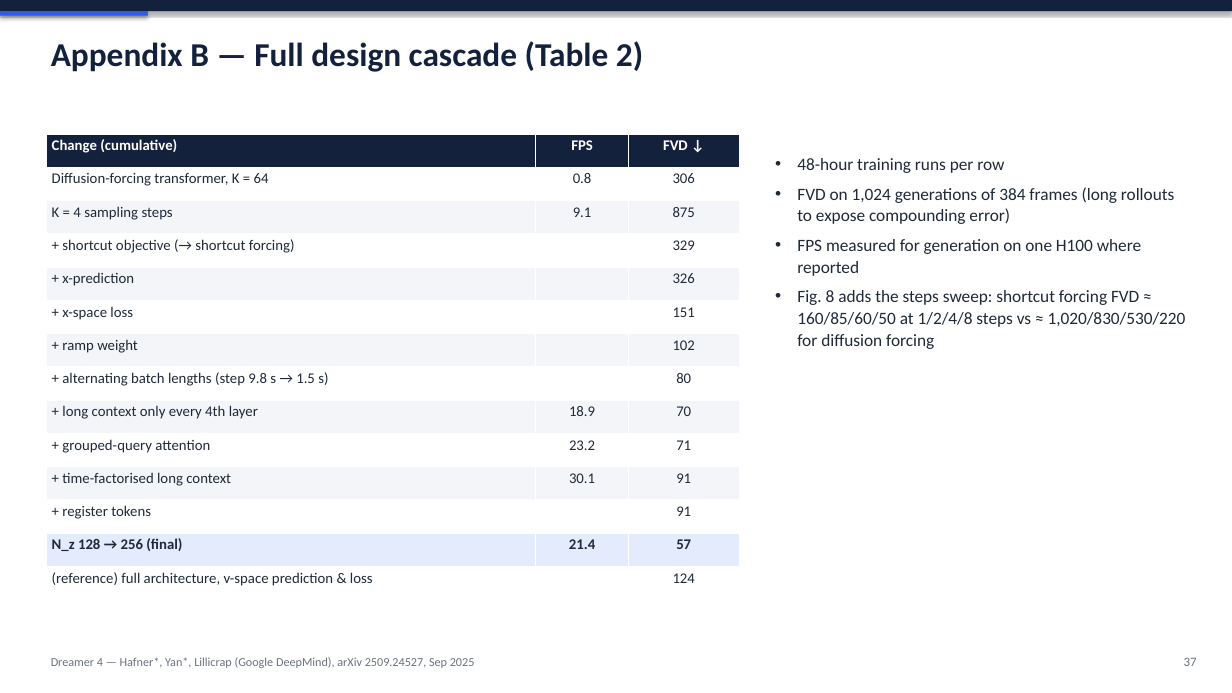
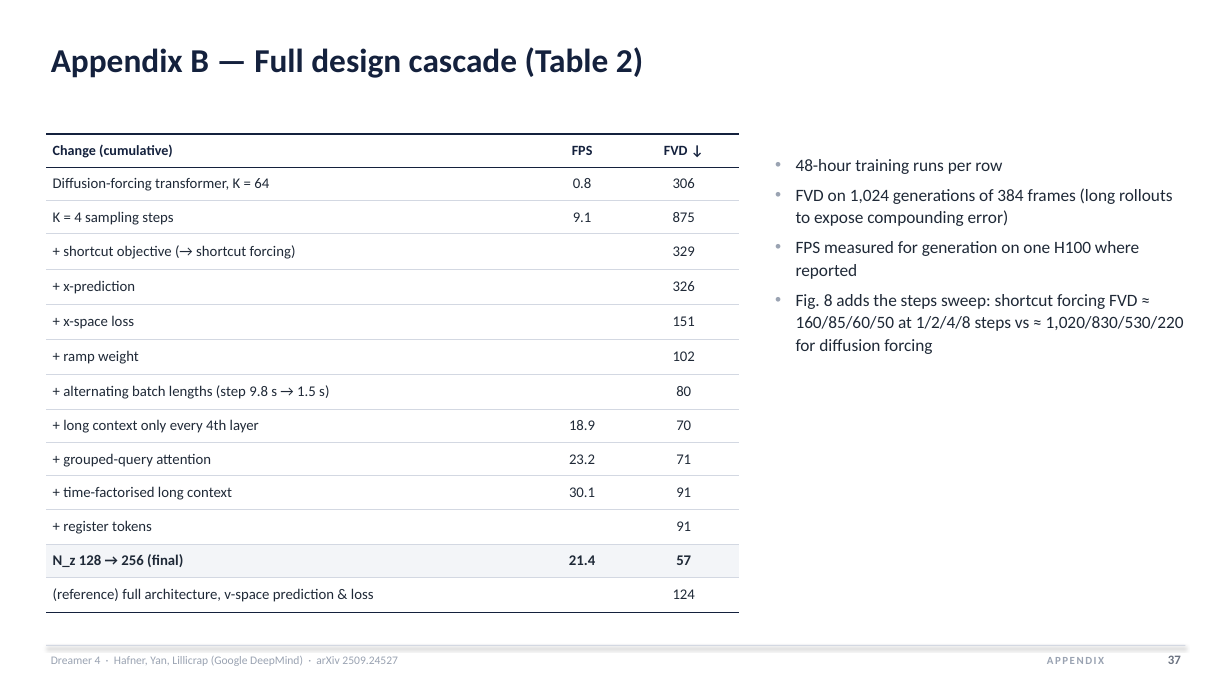
Before and after one commit to HarmannBitte/Dreamer-4, a slide deck: slide 37 of presentation/Dreamer4_Deep_Dive.pptx. Drawn at 1232x693 pixels with LibreOffice and Linux fonts; fonts in the diff are those of the drawing. Boxes give left, top, right and bottom in pixels: in the first picture for what was removed or moved away, otherwise in the second. Text is boxed around its words. In the diff, an @@ line names an element or a change of style, - is before the commit and + after.

```diff
--- a/presentation/Dreamer4_Deep_Dive.pptx
+++ b/presentation/Dreamer4_Deep_Dive.pptx
@@ rectangle removed at (x1=0, y1=0, x2=1232, y2=11) @@
@@ rectangle removed at (x1=0, y1=11, x2=148, y2=16) @@
@@ text "Appendix B — Full design ..." moved from (x1=51, y1=41, x2=643, y2=72) to (x1=51, y1=47, x2=643, y2=78) @@
@@ table at (x1=46, y1=134, x2=739, y2=606) @@
@@ fill #14213D to none in row 1 @@
@@ fill #FFFFFF to none in 17 cells @@
@@ fill #F3F5F9 to none in 13 cells @@
@@ fill #E4EBFC to #F3F5F8 in row 13 @@
@@ size 11.5 to 11 pt, text colour #FFFFFF to #14213D in "Change (cumulative)", "FPS", "FVD ↓" @@
@@ borders changed @@
@@ text "48-hour training runs per row" at (x1=796, y1=159, x2=1184, y2=354): indent changed; line spacing 1.05 to 1.08 @@
@@ rectangle added at (x1=46, y1=645, x2=1186, y2=646), fill #D3D8E2 @@
@@ text at (x1=51, y1=656, x2=398, y2=666): text changed; size 9.5 to 9 pt; text colour #6B7280 to #9AA3B2 @@
-Dreamer 4 — Hafner*, Yan*, Lillicrap (Google DeepMind), arXiv 2509.24527, Sep 2025
+Dreamer 4 · Hafner, Yan, Lillicrap (Google DeepMind) · arXiv 2509.24527
@@ text added at (x1=1047, y1=657, x2=1104, y2=664), 8.5 pt, text #9AA3B2, bold @@
+APPENDIX
@@ text "37" at (x1=1168, y1=655, x2=1181, y2=664): bold on @@
```
Also in this commit, not shown: 38 other slides changed, 6 other files.
